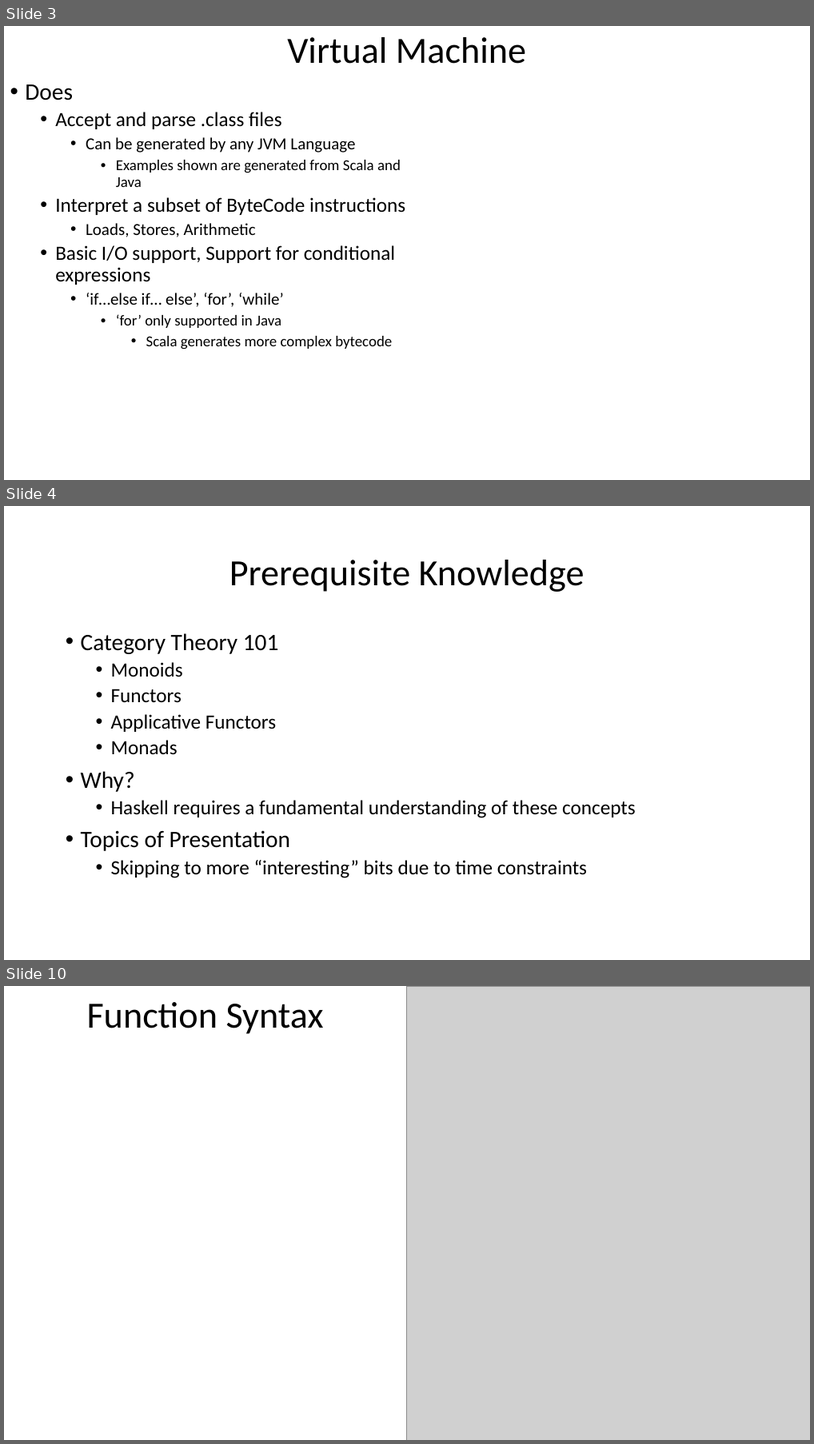
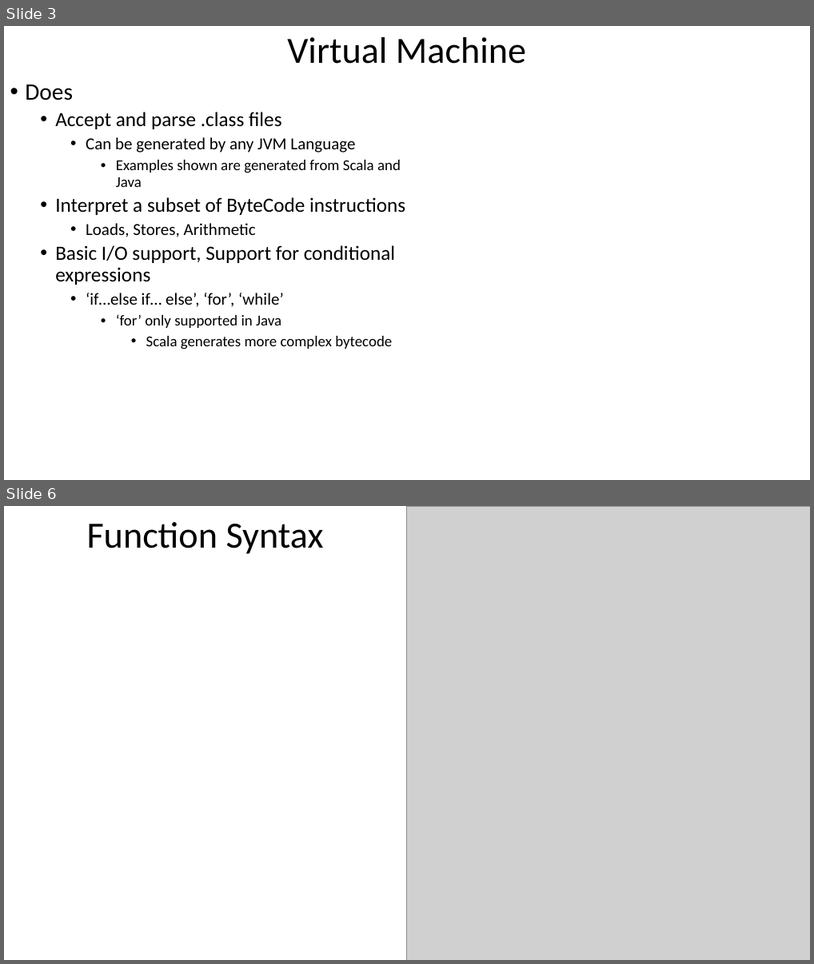
Before and after one commit to LouisJenkinsCS/LLVM-JVM, a slide deck: OPL_Final_Project_Presentation.pptx. Shown one above the other, each under a label of ours: slides 3, 4 and 10 before the commit, slides 3 and 6 after it; the slides between them are not shown. The pictures are 814x1444 and 814x964 pixels, drawn with LibreOffice and Linux fonts; fonts in the diff are those of the drawing; grey boxes stand for pictures. Boxes give left, top, right and bottom in pixels: in the first picture for what was removed or moved away, otherwise in the second. Text is boxed around its words. In the diff, an @@ line names an element or a change of style, - is before the commit and + after.

Commit message:
FINAL update of .ppt, simplifying it and making it easier to understand

```diff
--- a/OPL_Final_Project_Presentation.pptx
+++ b/OPL_Final_Project_Presentation.pptx
@@ slide 4 removed at box(4, 506, 810, 960), background #FFFFFF @@
@@ title removed at box(230, 560, 585, 592) @@
-Prerequisite Knowledge
@@ text removed at box(81, 633, 636, 878) @@
-• Category Theory 101
-  • Monoids
-  • Functors
-  • Applicative Functors
-  • Monads
-• Why?
-  • Haskell requires a fundamental understanding of these concepts
-• Topics of Presentation
-  • Skipping to more “interesting” bits due to time constraints
@@ what was slide 10 is now slide 6 @@
```
Also in this commit, not shown: 10 slides changed, 1 slide added, 1 other slide removed.
